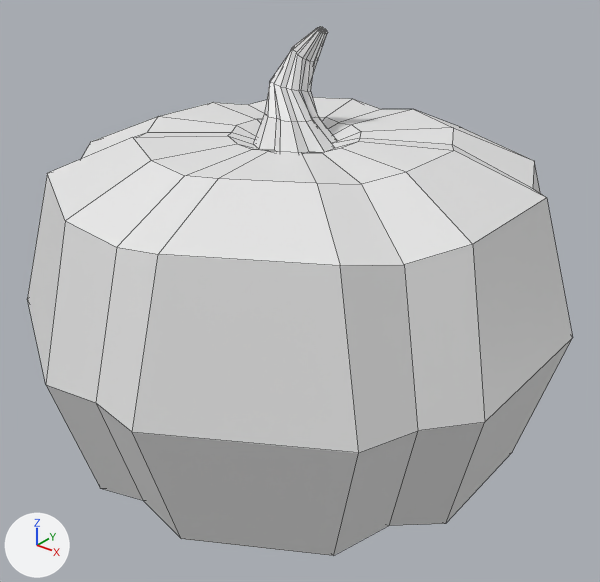
The FBX model JackiesLantern/Assets/GameAssets/Models/Level4Models/Pumpkin005_Model.fbx, before and after one commit.
Camera for both pictures: a 50 mm camera at (0.965, -1.207, 1.098) aimed at (0.03, -0.038, 0.374). Every picture has the same lights, and +X, +Y and +Z are marked at lower left. Mesh edges are drawn as thin lines. Where no turn or scale is listed for an object, it has been applied to the vertices.

Names of what the first picture shows: 'Pumpkin005'.
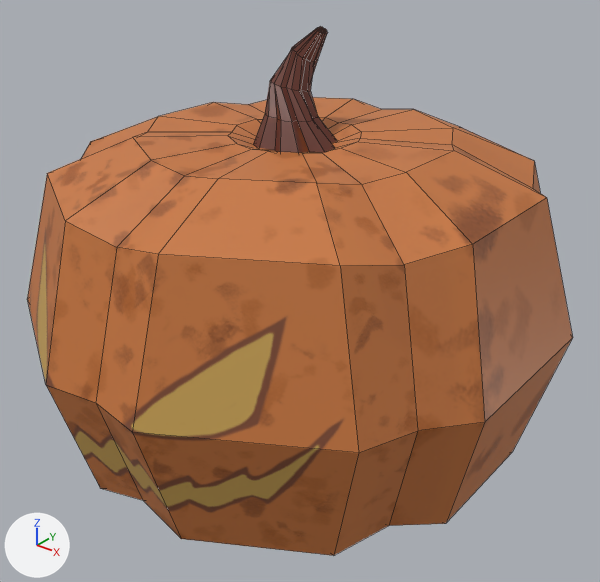
The newer file is also turned or shifted as a whole; pictures and numbers use the older file's frame.

The change, as a diff of the scene's bpy script:
```diff
--- a/JackiesLantern/Assets/GameAssets/Models/Level4Models/Pumpkin005_Model.fbx.py
+++ b/JackiesLantern/Assets/GameAssets/Models/Level4Models/Pumpkin005_Model.fbx.py
@@ img_pumpkin005_png @@
+img_pumpkin005_png = load_image('pumpkin005.png', 'LVL4 Textures/PumpkinTextures/pumpkin005.png', 2048, 2048, 'sRGB')
@@ mat_pumpkin005 @@
 mat_pumpkin005 = principled_material('Pumpkin005')
-mat_pumpkin005.base_color = (0.8, 0.8, 0.8)  # white #e7e7e7
+mat_pumpkin005.texture = img_pumpkin005_png
```

Changed parts and their boxes [x1, y1, x2, y2] in the pictures (600 x 582 px):
'Pumpkin005', surface changed (grey to brown): [27, 27, 573, 556] in both
